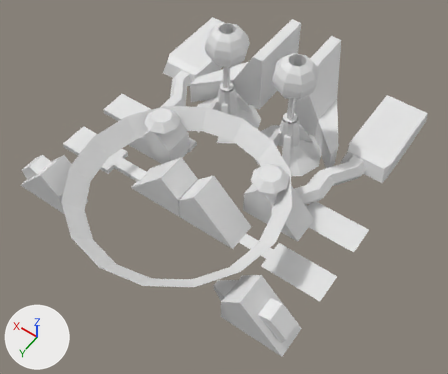
What one commit did to the Blender file _temporary/andgant/andgant.blend.
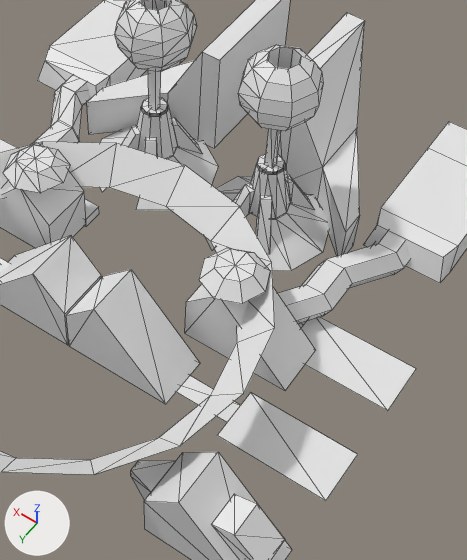
Each version is shown whole from a camera (50 mm lens) standing at (-4.75, 7.06, 9.89) and looking at (-0.5, 1.11, 0.53), then close up on the part from 32% to 89% of the width and 8% to 89% of the height. Arrows for +X, +Y and +Z are at lower left; the lights stay in place. The first two pictures are the older version. The close-ups show mesh edges as thin lines.

Objects in the first close-up: 'base', 'electrode1', 'electrode2', 'gear1', 'gear2', 'gearbox1', 'gearbox2', 'lights', 'nanobox1', 'nanobox2', 'nanoring', 'pipes' and 1 more.
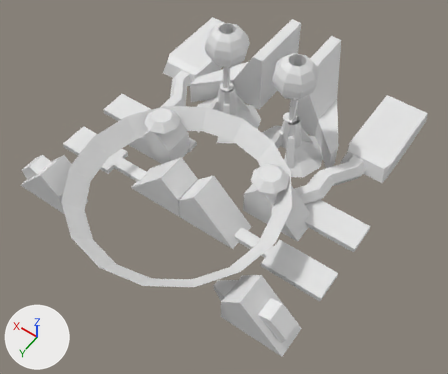
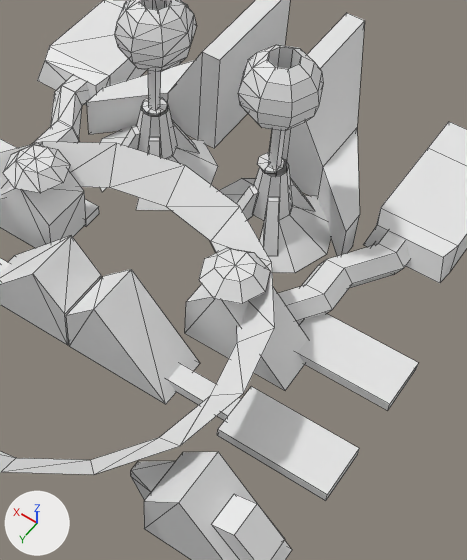
Commit message: wip andgant

What changed in the scene script:
```text
Change me_base:
    used by ob_base; location = (0.0, 0.0, 0.0); rotation_euler = (1.571, 0.0, 0.0), in degrees (90, 0, 0); scale = (0.05, 0.05, 0.05)
    remove me_base.from_pydata(...)  # 272 vertices, 227 faces; spans x -62.5..62.5, y 0.0..37.0, z -62.5..60.4
    add me_base.from_pydata(...)  # 288 vertices, 158 faces; spans x -62.5..62.5, y 0.0..37.0, z -62.5..60.4
    me_base part 1: the loose piece of 8 vertices spanning x 9.0..15.5, y 2.2..13.2, z 5.3..13.3 is multiplied about its middle by the matrix ((0.999, -0.009, 0.039), (0.01, 1.0, -0.006), (-0.039, 0.006, 0.999)), then moved by (-32.7, 0.0, 0.5)
    me_base part 2: the loose piece of 8 vertices spanning x 17.1..23.7, y 2.2..13.2, z 5.8..13.7 is copied, and the copy is moved by (-32.0, 0.0, 0.0); it spans x -14.9..-8.3, y 2.2..13.2, z 5.8..13.7
    me_base part 3: the loose piece of 8 vertices spanning x 15.0..17.0, y 19.2..37.0, z 15.0..17.0 is copied, and the copy is mirrored in y about its middle, then moved by (-32.0, 0.0, 0.0); it spans x -17.0..-15.0, y 19.2..37.0, z 15.0..17.0
    me_base part 4: the loose piece of 8 vertices spanning x 17.1..23.7, y 2.2..13.2, z 5.8..13.7 is copied, and the copy is mirrored in x about its middle, then moved by (-8.8, 0.0, 0.0); it spans x 8.3..14.9, y 2.2..13.2, z 5.8..13.7
    me_base part 5: the loose piece of 20 vertices spanning x -30.7..0.7, y 0.2..6.6, z 1.9..30.1 is rebuilt with 10 vertices and now spans x -14.6..-0.3, y 0.2..6.6, z 1.9..30.1
    me_base part 6: the loose piece of 20 vertices spanning x -20.3..-9.8, y 6.8..19.0, z 11.3..21.2 is rebuilt with 20 vertices and now spans x -21.2..-10.6, y 6.6..19.0, z 11.1..21.1
    me_base part 7: the loose piece of 8 vertices spanning x -23.3..-16.4, y 2.0..13.0, z 18.7..26.5 is rebuilt with 8 vertices and now spans x -23.7..-17.1, y 2.2..13.2, z 17.9..25.9
    me_base part 8: the loose piece of 8 vertices spanning x 7.7..14.6, y 2.0..13.0, z 18.7..26.5 is rebuilt with 8 vertices and now spans x 8.3..14.9, y 2.2..13.2, z 17.9..25.9
    me_base part 9: the loose piece of 8 vertices spanning x -16.0..-14.0, y 19.2..37.0, z 15.0..17.0 is deleted
    me_base part 10: the loose piece of 8 vertices spanning x -22.0..-15.5, y 2.2..13.2, z 5.3..13.3 is deleted
    me_base part 11: the loose piece of 8 vertices spanning x -13.9..-7.3, y 2.2..13.2, z 5.8..13.7 is deleted
    me_base part 12
    5 vertices are removed from x 10.7..14.2, y 6.6..6.8, z 11.5..20.8
    68 faces are deleted
    10 vertices move from x 14.3..21.2, y 6.8..19.0, z 11.3..21.2 to x 14.3..21.2, y 6.6..19.0, z 11.1..21.1
    17 vertices are added at x -37.5..14.6, y 0.2..6.6, z -3.7..30.1
    14 new vertices lie (0.0, 2.4, 0.0) away from vertices in x -62.5..-17.5, y 0.0, z -37.5..0.0
    50 new faces join them
    other edits to the shape of me_base do not show in these pictures
```

Boxes [x1, y1, x2, y2] around the edits, measured in the close-ups (467 x 560 px; the box of a moved part takes in the faces that stretch with it):
'base', reshaped
    before: [0, 0, 416, 560]
    after: [0, 0, 418, 560]
part 1 of me_base, moved or reshaped
    before: [145, 137, 158, 156]
    after: [263, 197, 280, 256]
part 2 of me_base, added
    after: [236, 185, 259, 220]
part 3 of me_base, added
    after: [268, 129, 285, 169]
part 4 of me_base, added
    after: [147, 138, 161, 157]
part 5 of me_base, rebuilt
    before: [205, 176, 328, 271]
    after: [210, 178, 255, 252]
part 6 of me_base, rebuilt
    before: [249, 158, 290, 219]
    after: [253, 158, 293, 221]
part 7 of me_base, rebuilt
    before: [287, 174, 315, 210]
    after: [290, 178, 314, 210]
part 8 of me_base, rebuilt
    before: [172, 118, 203, 154]
    after: [172, 120, 198, 152]
part 9 of me_base, deleted
    before: [264, 129, 281, 167]
part 10 of me_base, deleted
    before: [256, 195, 272, 254]
part 11 of me_base, deleted
    before: [233, 183, 255, 216]
part 12 of me_base, moved or reshaped
    before: [136, 13, 416, 560]
    after: [136, 13, 418, 560]
